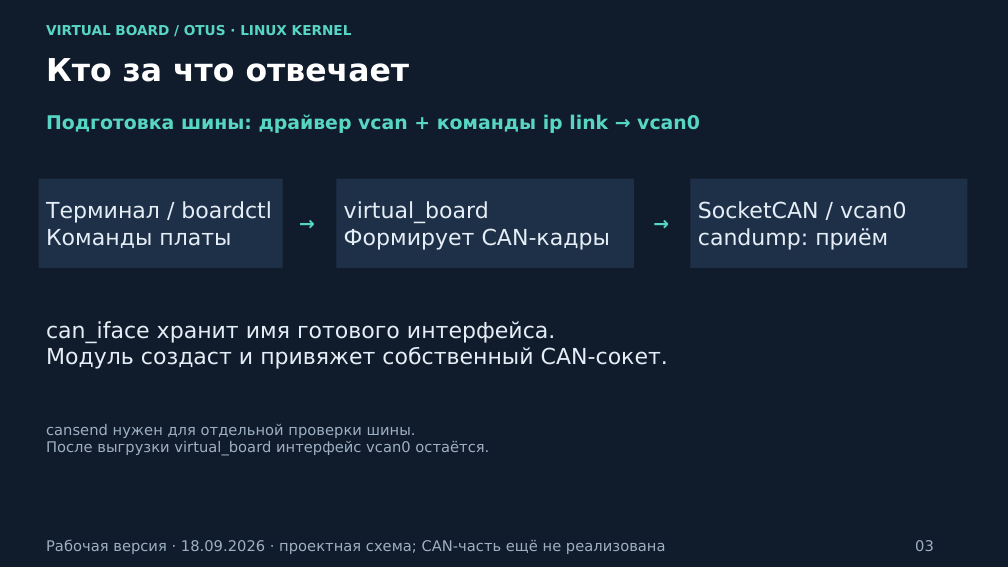
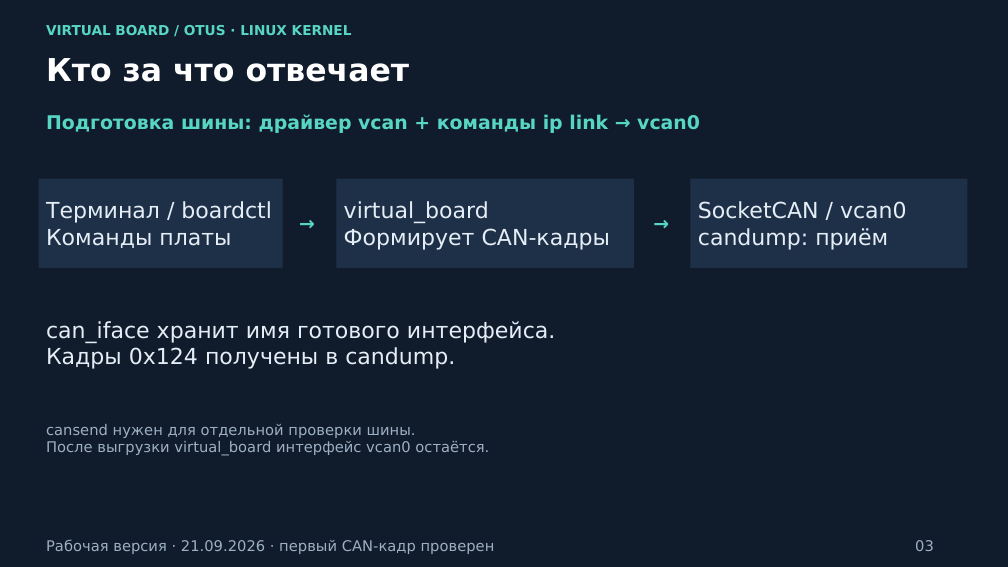
Before and after one commit to andrey-yunin/virtual-board, a slide deck: slide 3 of docs/presentation/virtual_board.pptx. Drawn at 1008x567 pixels with LibreOffice and Linux fonts; fonts in the diff are those of the drawing. Boxes give left, top, right and bottom in pixels: in the first picture for what was removed or moved away, otherwise in the second. Text is boxed around its words. In the diff, an @@ line names an element or a change of style, - is before the commit and + after.

```diff
--- a/docs/presentation/virtual_board.pptx
+++ b/docs/presentation/virtual_board.pptx
@@ text at [46, 347, 455, 369]: text changed @@
-Модуль создаст и привяжет собственный CAN-сокет.
+Кадры 0x124 получены в candump.
@@ text at [46, 539, 495, 554]: text changed @@
-Рабочая версия · 18.09.2026 · проектная схема; CAN-часть ещё не реализована
+Рабочая версия · 21.09.2026 · первый CAN-кадр проверен
```
Also in this commit, not shown: 7 other slides changed, 13 other files.
